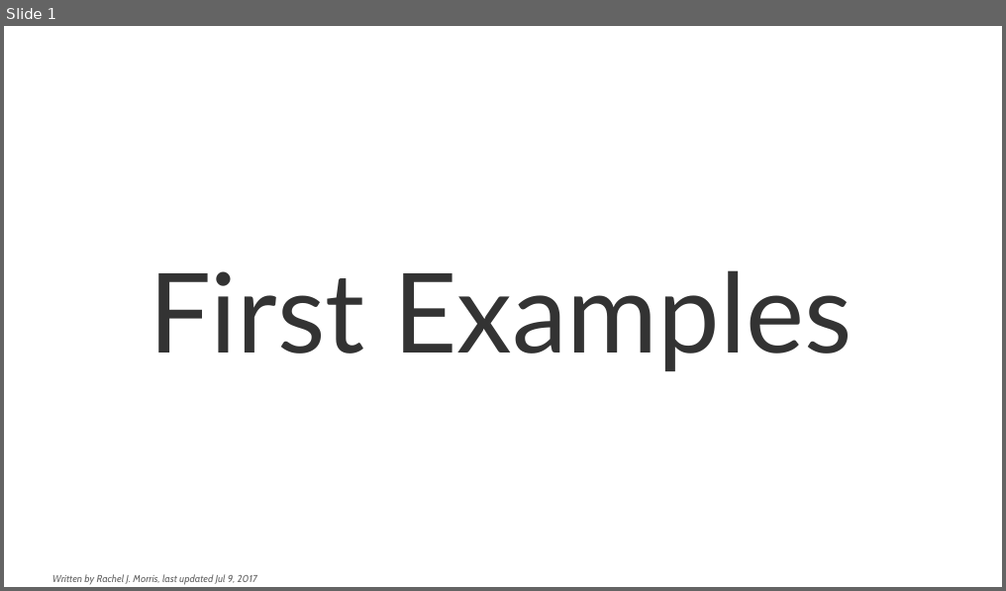
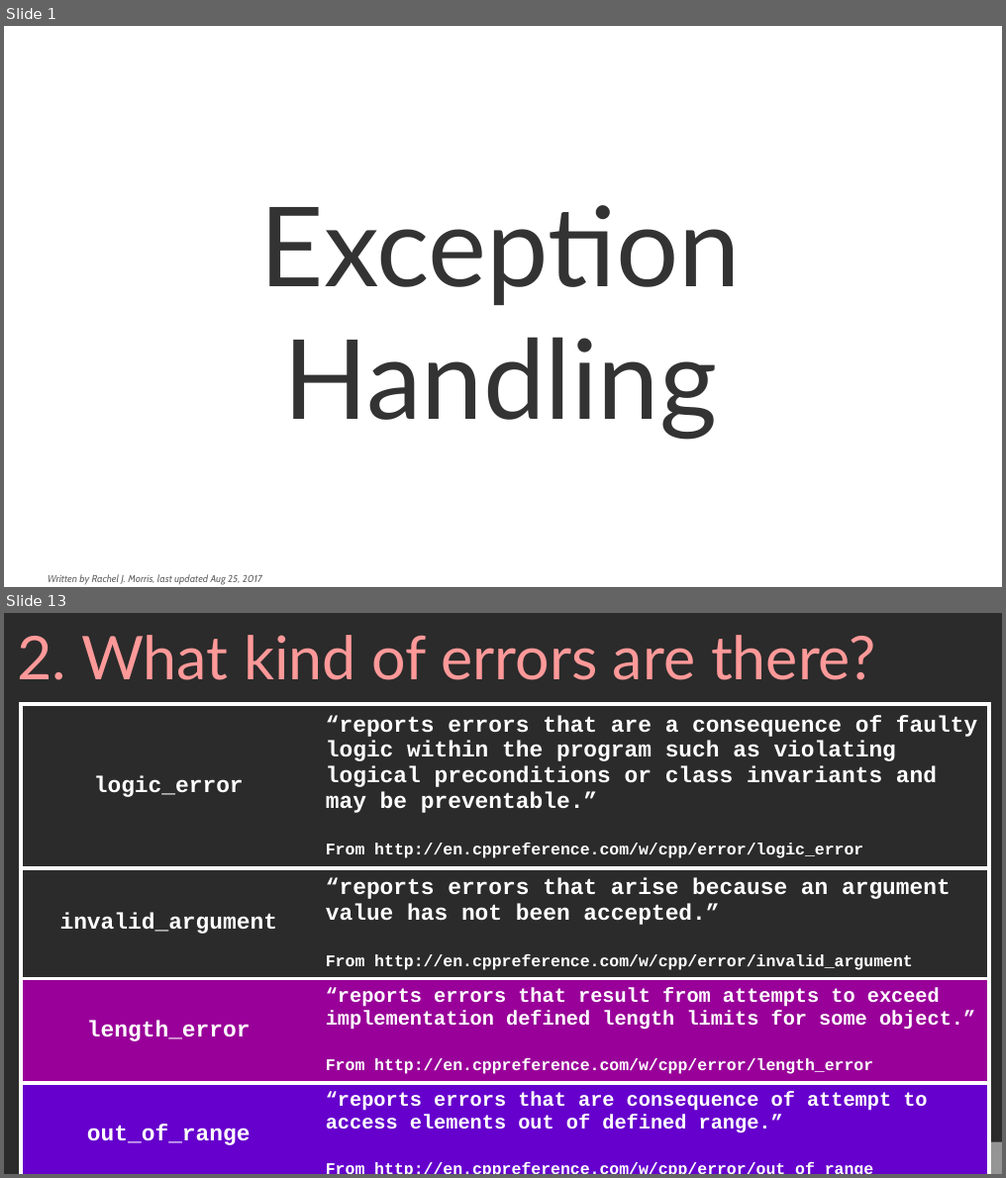
Before and after one commit to mariamhabib/CS250-Data-Structures, a slide deck: Lectures/2_Exception_Handling.odp. Shown one above the other, each under a label of ours: slide 1 before the commit, slides 1 and 13 after it; the slides between them are not shown. The pictures are 1006x591 and 1006x1178 pixels, drawn with LibreOffice and Linux fonts; fonts in the diff are those of the drawing; background and template pictures are left out; a plain dark background stands for a picture behind light text. Boxes give left, top, right and bottom in pixels: in the first picture for what was removed or moved away, otherwise in the second. Text is boxed around its words. In the diff, an @@ line names an element or a change of style, - is before the commit and + after.

Commit message:
Exception handling slides

```diff
--- a/Lectures/2_Exception_Handling.odp
+++ b/Lectures/2_Exception_Handling.odp
@@ slide 13 added at <box>4,613,1002,1174</box>, background picture (left out) @@
@@ title added at <box>18,635,876,680</box>, 48 pt, text #FF9999 @@
+2. What kind of errors are there?
@@ table added at <box>20,704,989,1159</box>, 4 rows, 2 columns @@
+logic_error | “reports errors that are a consequence of faulty logic within the program such as violating logical preconditions or class invariants and may be preventable.” / From http://en.cppreference.com/w/cpp/error/logic_error
+invalid_argument | “reports errors that arise because an argument value has not been accepted.” / From http://en.cppreference.com/w/cpp/error/invalid_argument
+length_error | “reports errors that result from attempts to exceed implementation defined length limits for some object.” / From http://en.cppreference.com/w/cpp/error/length_error
+out_of_range | “reports errors that are consequence of attempt to access elements out of defined range.” / From http://en.cppreference.com/w/cpp/error/out_of_range
@@ page number added at <box>938,1143,1002,1174</box>, 8 pt, text #000000, italic @@
+(13/48)
@@ slide 1 changed as well @@
@@ title at <box>260,205,741,440</box>: text changed @@
-First Examples
+Exception Handling
@@ text at <box>48,574,262,585</box>: text changed @@
-Written by Rachel J. Morris, last updated Jul 9, 2017
+Written by Rachel J. Morris, last updated Aug 25, 2017
```
Also in this commit, not shown: 46 other slides added, 4 slides removed, 49 other files.
